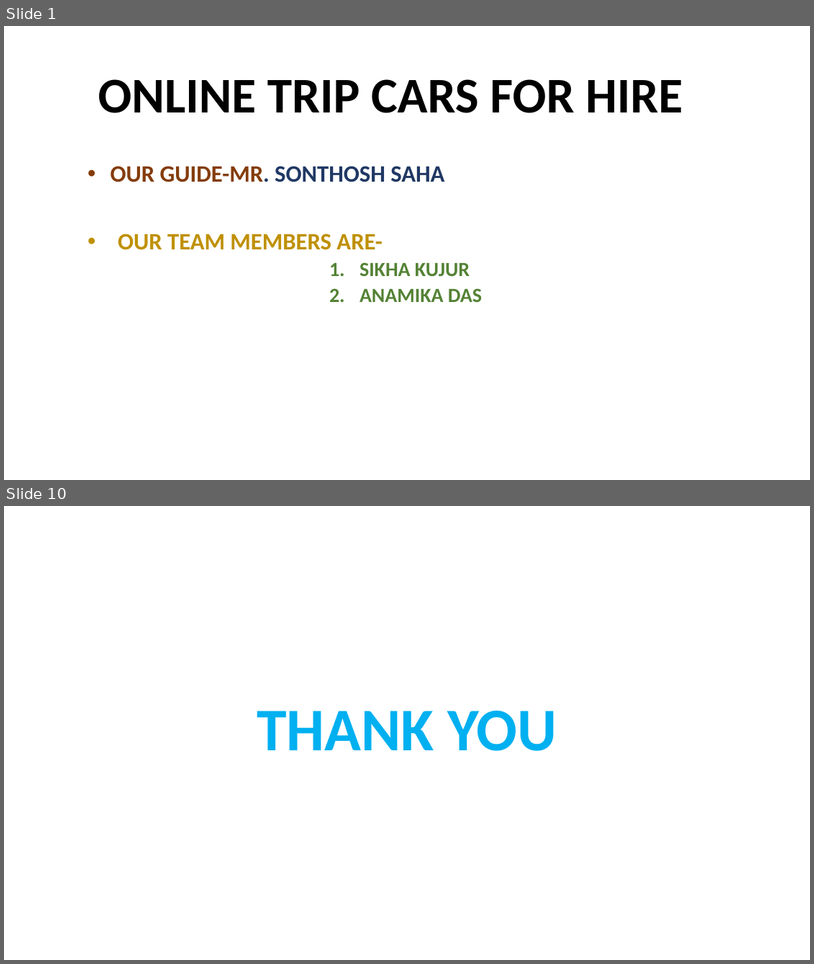
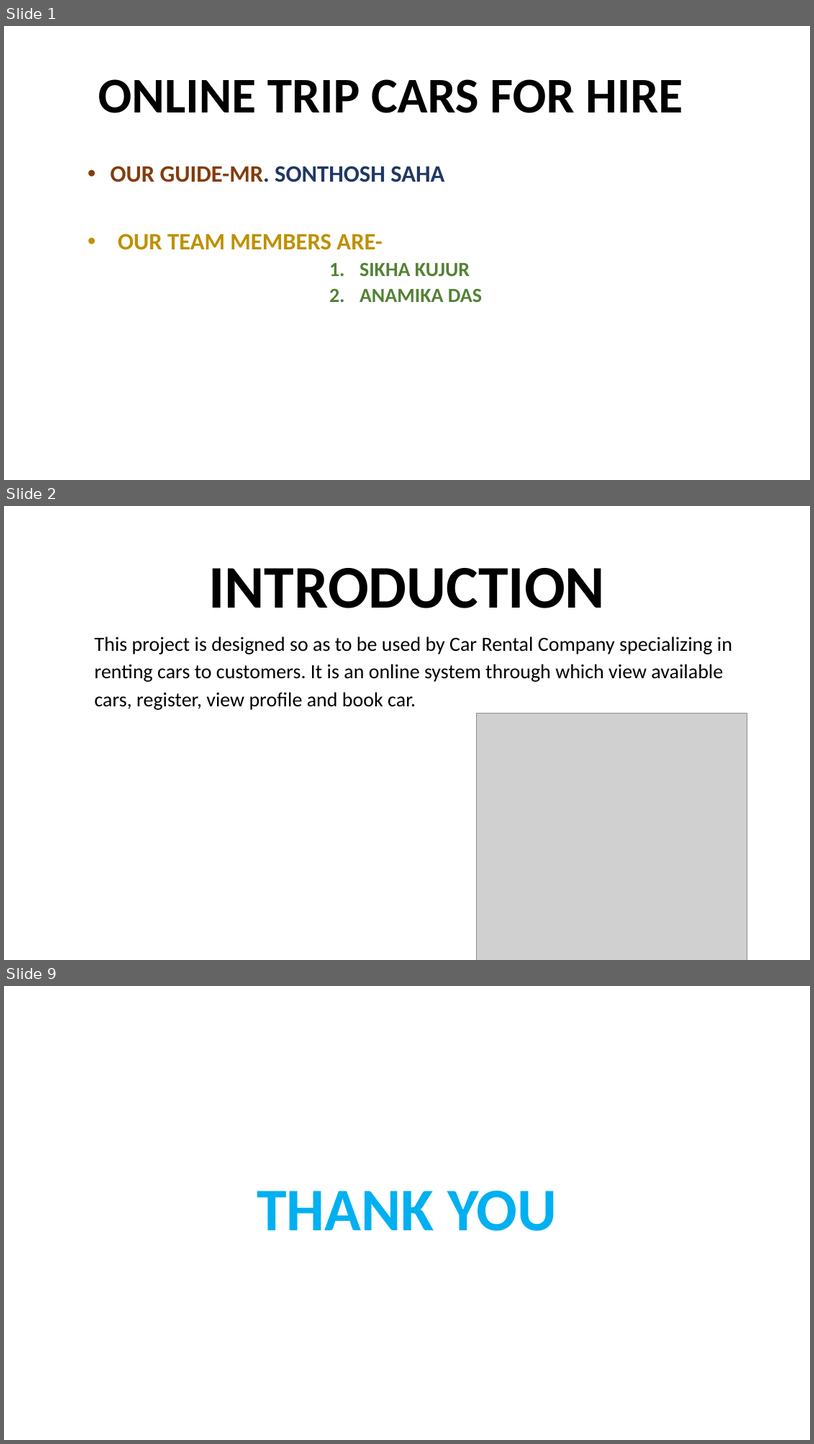
Before and after one commit to anamika-das/Online-Car-Rental-System, a slide deck: ONLINE TRIP CARS FOR HIRE.pptx. Shown one above the other, each under a label of ours: slides 1 and 10 before the commit, slides 1, 2 and 9 after it; the slides between them are not shown. The pictures are 814x964 and 814x1444 pixels, drawn with LibreOffice and Linux fonts; fonts in the diff are those of the drawing; grey boxes stand for pictures. Boxes give left, top, right and bottom in pixels: in the first picture for what was removed or moved away, otherwise in the second. Text is boxed around its words. In the diff, an @@ line names an element or a change of style, - is before the commit and + after.

```diff
--- a/ONLINE TRIP CARS FOR HIRE.pptx
+++ b/ONLINE TRIP CARS FOR HIRE.pptx
@@ slide 2 added at bbox=[4, 506, 810, 960], background #FFFFFF @@
@@ title added at bbox=[208, 568, 605, 608], 72 pt, text #000000, bold @@
+INTRODUCTION
@@ subtitle added at bbox=[95, 636, 733, 710], 24 pt, text #000000 @@
+This project is designed so as to be used by Car Rental Company specializing in renting cars to customers. It is an online system through which view available cars, register, view profile and book car.
@@ picture added at bbox=[477, 713, 748, 960] @@
@@ what was slide 10 is now slide 9 @@
```
Also in this commit, not shown: 4 slides changed, 2 other slides added, 4 slides removed.
